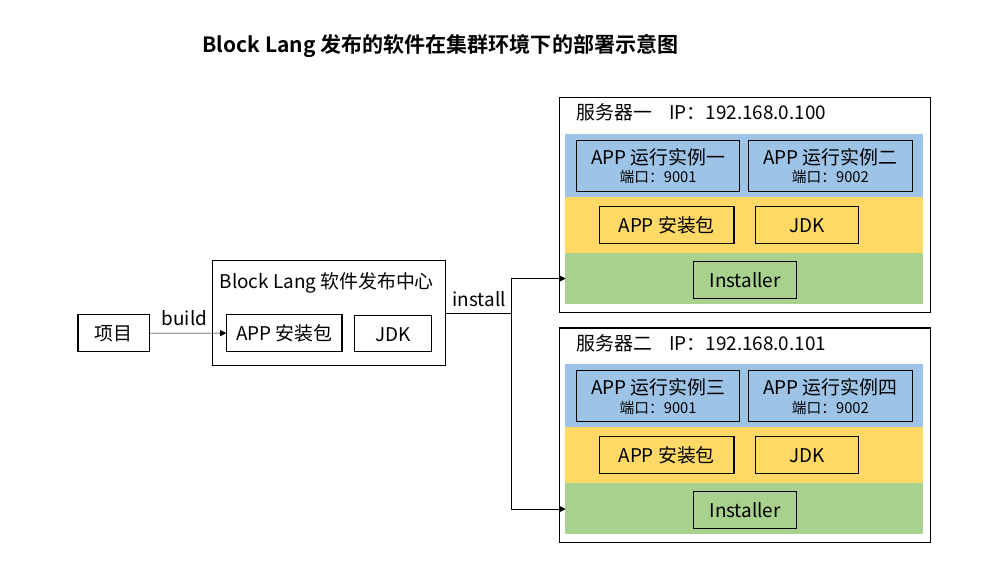
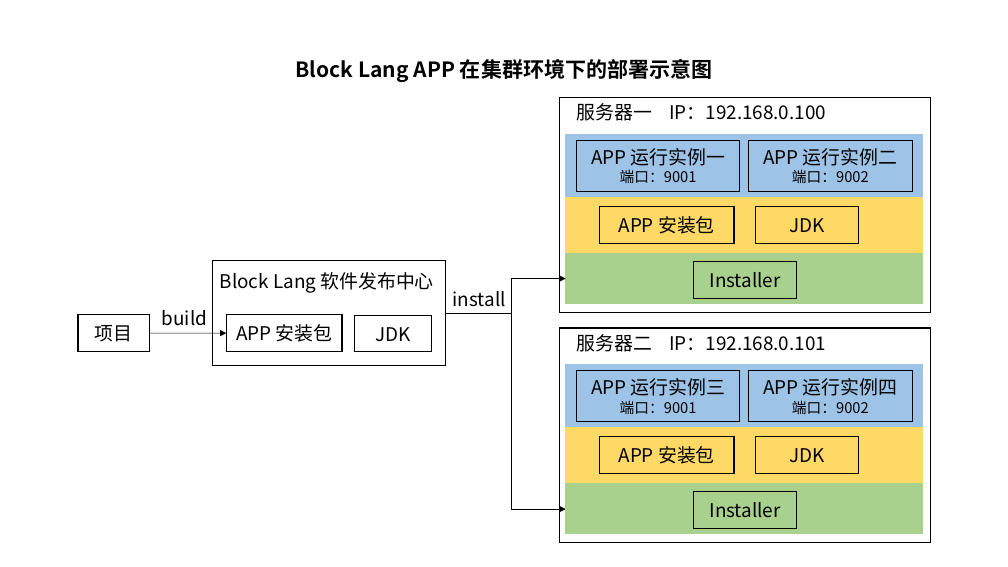
Before and after one commit to blocklang/blocklang.com, a slide deck: slide 2 of docs/BlockLang-Release.pptx. Drawn at 1008x567 pixels with LibreOffice and Linux fonts; fonts in the diff are those of the drawing. Boxes give left, top, right and bottom in pixels: in the first picture for what was removed or moved away, otherwise in the second. Text is boxed around its words. In the diff, an @@ line names an element or a change of style, - is before the commit and + after.

Commit message:
编写 Block Lang APP 构建流程文档

```diff
--- a/docs/BlockLang-Release.pptx
+++ b/docs/BlockLang-Release.pptx
@@ text at <box>296,59,712,82</box>: text changed @@
-Block Lang 发布的软件在集群环境下的部署示意图
+Block Lang APP 在集群环境下的部署示意图
```
Also in this commit, not shown: 1 slide added, 6 other files.
